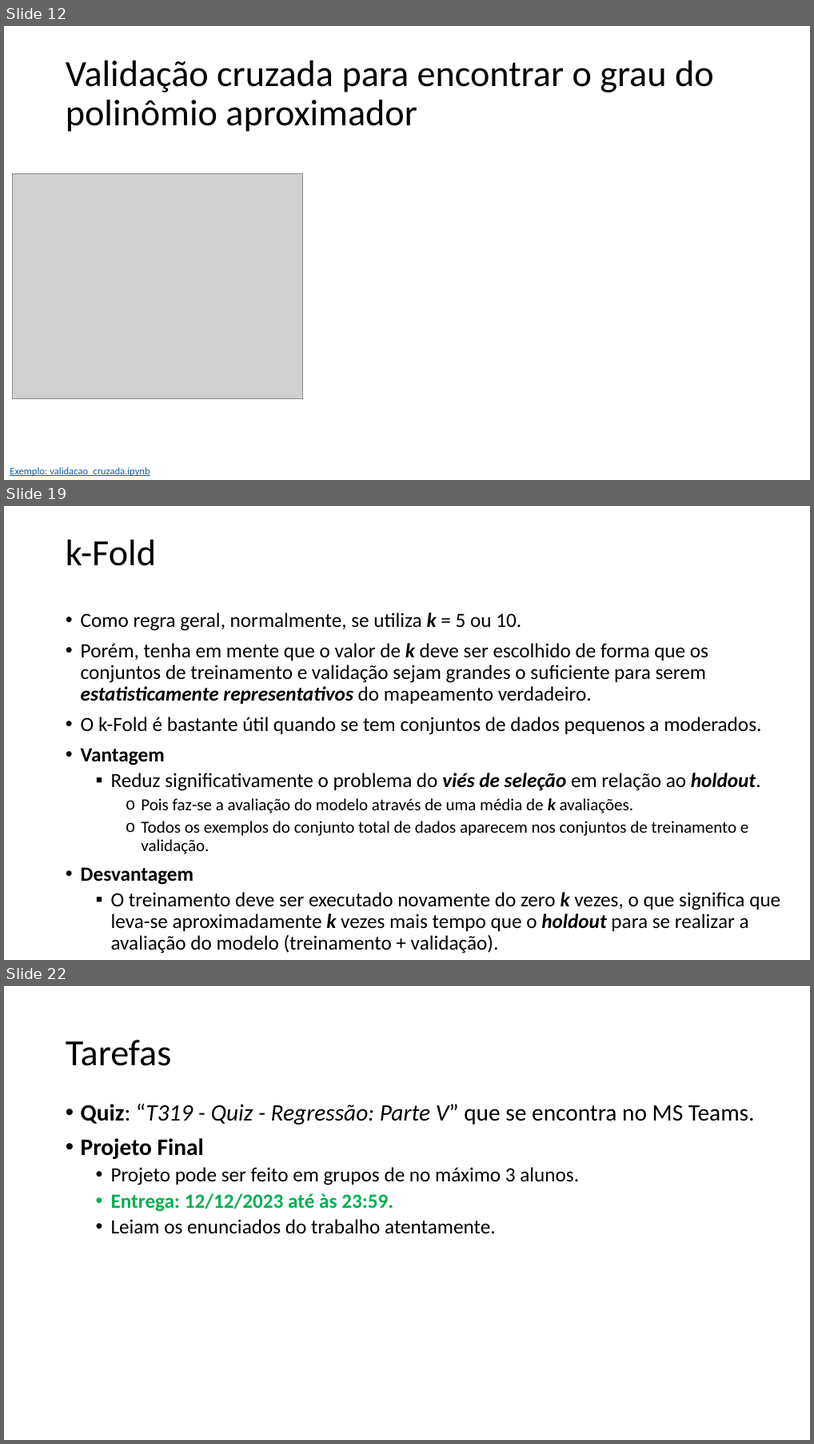
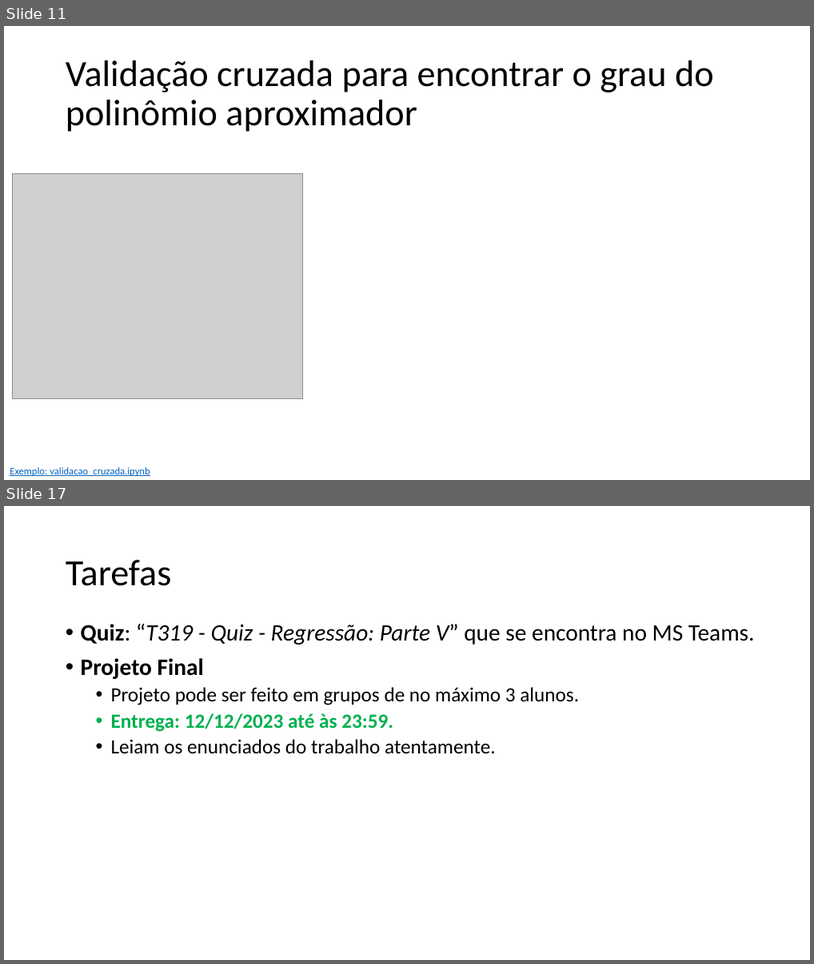
Before and after one commit to zz4fap/t319_aprendizado_de_maquina, a slide deck: slides/T319_Regressão_Linear (Parte V).pptx. Shown one above the other, each under a label of ours: slides 12, 19 and 22 before the commit, slides 11 and 17 after it; the slides between them are not shown. The pictures are 814x1444 and 814x964 pixels, drawn with LibreOffice and Linux fonts; fonts in the diff are those of the drawing; grey boxes stand for pictures. Boxes give left, top, right and bottom in pixels: in the first picture for what was removed or moved away, otherwise in the second. Text is boxed around its words. In the diff, an @@ line names an element or a change of style, - is before the commit and + after.

```diff
--- a/slides/T319_Regressão_Linear (Parte V).pptx
+++ b/slides/T319_Regressão_Linear (Parte V).pptx
@@ slide 19 removed at (x1=4, y1=506, x2=810, y2=960), background #FFFFFF @@
@@ title removed at (x1=66, y1=540, x2=156, y2=566) @@
-k-Fold
@@ text removed at (x1=81, y1=612, x2=781, y2=953) @@
-• Como regra geral, normalmente, se utiliza k = 5 ou 10.
-• Porém, tenha em mente que o valor de k deve ser escolhido de forma que os conjuntos de treinamento e validação sejam grandes o suficiente para serem estatisticamente representativos do mapeamento verdadeiro.
-• O k-Fold é bastante útil quando se tem conjuntos de dados pequenos a moderados.
-• Vantagem
-  ▪ Reduz significativamente o problema do viés de seleção em relação ao holdout.
-    o Pois faz-se a avaliação do modelo através de uma média de k avaliações.
-    o Todos os exemplos do conjunto total de dados aparecem nos conjuntos de treinamento e validação.
-• Desvantagem
-  ▪ O treinamento deve ser executado novamente do zero k vezes, o que significa que leva-se aproximadamente k vezes mais tempo que o holdout para se realizar a avaliação do modelo (treinamento + validação).
@@ what was slide 12 is now slide 11 @@
@@ what was slide 22 is now slide 17 @@
```
Also in this commit, not shown: 2 slides changed, 4 slides added, 8 other slides removed, 1 other file.
